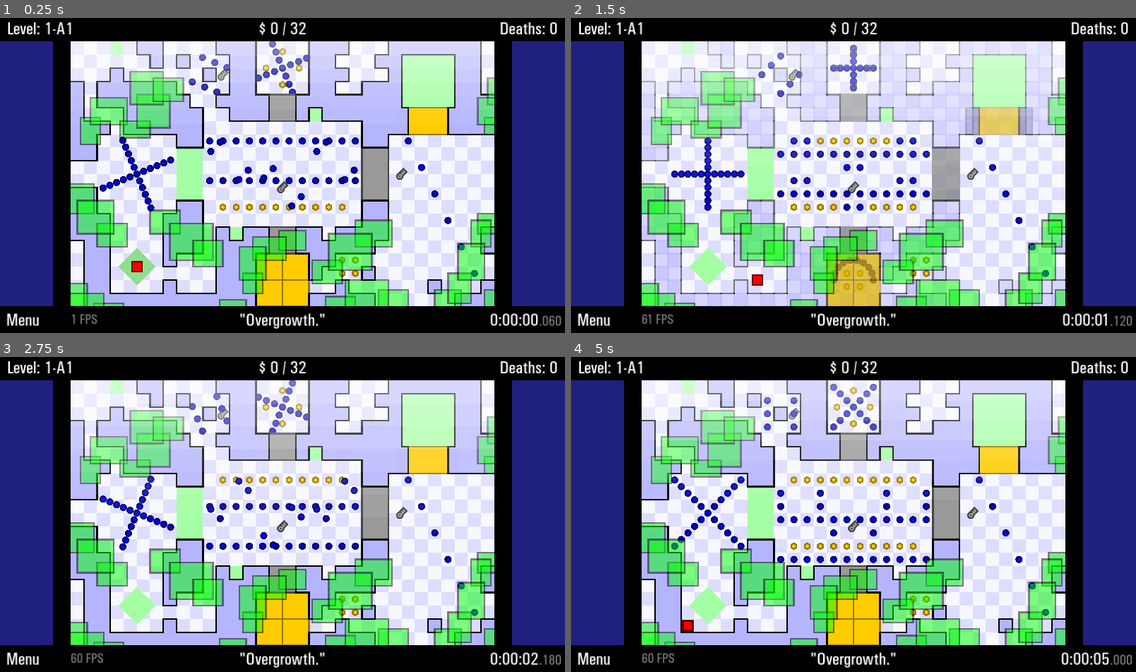
Above: before the commit, frames 1-4 (two rows, left to right).
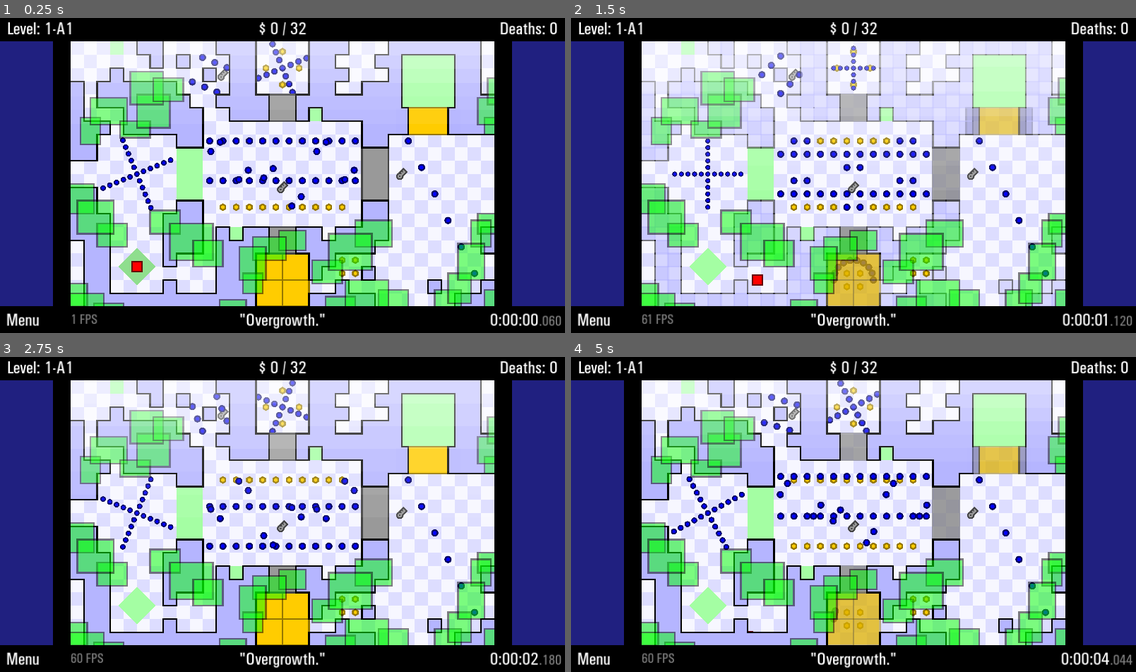
Above: after the commit, the same moments.

Repository: JustVictorGD/TWHG-Remake-Template
Game: Godot game, scene res://game/scenes/main.tscn
Same seed, same stepped clock (60 frames per second), same inputs: the game is played once before the commit and once after it.
Inputs:
- Up to frame 1 (0.25 s): no input
- Up to frame 2 (1.5 s): hold D (right) 0.53-1.28 s; tap O (ghost) at 0.6 s; tap I (invincibility) at 0.8, 1.35 s; hold S (down) from 1.28 s (still down)
- Up to frame 3 (2.75 s): tap U (speed_hack) at 1.55, 2.1 s; release S (down) at 2.03 s; hold D (right) from 2.03 s (still down); tap O (ghost) at 2.3 s
- Up to frame 4 (5 s): release D (right) at 2.78 s; hold W (up) 2.78-3.53 s; tap O (ghost) at 2.85, 4.55 s; tap I (invincibility) at 3.05, 3.6 s; hold A (left) from 3.53 s (still down); tap U (speed_hack) at 3.8, 4.35 s; tap P (pause, bound only after the commit) at 4.15 s

The runs differ from the first frame. In frame 1, 0.4% of the frame differs, in the area x 17-55%, y 7-62%; in frame 2, 0.5%; in frame 3, 0.4%; in frame 4, 6.5%, in the area x 14-100%, y 7-98%.

Commit message:
Add pausing, change defaults
Pausing currently has no UI and allows for pause buffering.
Changed the defaults for the lock_scale and lock_rotation options of enemies and collectables to false.

Diff:
--- a/core/autoloads/area_manager.gd
+++ b/core/autoloads/area_manager.gd
@@ -1,6 +1,8 @@
 extends Node
 
 const AREA_SIZE: Vector2 = Vector2(32, 20)
+
+var paused: bool = false
 
 var deaths: int = 0
 var max_money: int = 0
@@ -13,3 +15,17 @@
 var ghost: bool = false # Ignore walls
 var flying: bool = false # Ignore terrains
 var speed_hacking: bool = false # Doubles speed
+
+func _process(_delta: float) -> void:
+	if Input.is_action_just_pressed("speed_hack"):
+		AreaManager.speed_hacking = not AreaManager.speed_hacking
+
+
+	if Input.is_action_just_pressed("invincibility"):
+		AreaManager.invincible = not AreaManager.invincible
+
+	if Input.is_action_just_pressed("ghost"):
+		AreaManager.ghost = not AreaManager.ghost
+
+	if Input.is_action_just_pressed("pause"):
+		AreaManager.paused = not AreaManager.paused
--- a/core/autoloads/game_loop.gd
+++ b/core/autoloads/game_loop.gd
@@ -12,14 +12,15 @@
 var total_ticks: int = 0
 
 func _process(delta: float) -> void:
-	time += delta
+	if not AreaManager.paused:
+		time += delta
 
-	while time > TICK_LENGTH:
-		time -= TICK_LENGTH
-		ticks += 1
-		total_ticks += 1
+		while time > TICK_LENGTH:
+			time -= TICK_LENGTH
+			ticks += 1
+			total_ticks += 1
 
-		push_internal_frame()
+			push_internal_frame()
 
 func push_internal_frame() -> void:
 	animation_update.emit() # Reserved for AnimationPlayer
--- a/core/scripts/classes/collectable.gd
+++ b/core/scripts/classes/collectable.gd
@@ -4,9 +4,9 @@
 ## Print debug information. (WIP, does nothing)
 @export var tracking: bool = false
 ## Lock scale even if a parent changes its scale.
-@export var lock_scale: bool = true
+@export var lock_scale: bool = false
 ## Lock rotation even if a parent changes its rotation.
-@export var lock_rotation: bool = true
+@export var lock_rotation: bool = false
 ## Play sound when collected.
 @export var plays_sound: bool = true
 
--- a/core/scripts/object_scripts/enemy.gd
+++ b/core/scripts/object_scripts/enemy.gd
@@ -1,6 +1,6 @@
 extends Node2D
 
-@export var lock_scale : bool = true
+@export var lock_scale : bool = false
 
 var hitbox: CircleCollider = CircleCollider.new(Vector2.ZERO, 7)
 var id: int
--- a/core/scripts/object_scripts/player.gd
+++ b/core/scripts/object_scripts/player.gd
@@ -125,17 +125,6 @@
 		sprite.self_modulate.a = respawn_animation.get_progress()
 
 
-# Using normal frames and not the tick system
-func _process(_delta: float) -> void:
-	if Input.is_action_just_pressed("speed_hack"):
-		toggle_speed_hack()
-
-	if Input.is_action_just_pressed("invincibility"):
-		toggle_invincibility()
-
-	if Input.is_action_just_pressed("ghost"):
-		toggle_ghost()
-
 
 func respawn() -> void:
 	for checkpoint: ColorRect in get_tree().get_nodes_in_group("checkpoints"):
@@ -208,22 +197,3 @@
 	hitbox_2.size = PLAYER_SIZE
 
 	test_box = Rect2(position - PLAYER_SIZE, PLAYER_SIZE * 2)
-
-func toggle_speed_hack() -> void:
-	if AreaManager.speed_hacking:
-		AreaManager.speed_hacking = false
-	else:
-		AreaManager.speed_hacking = true
-
-func toggle_invincibility() -> void:
-
-	if AreaManager.invincible:
-		AreaManager.invincible = false
-	else:
-		AreaManager.invincible = true
-
-func toggle_ghost() -> void:
-	if AreaManager.ghost:
-		AreaManager.ghost = false
-	else:
-		AreaManager.ghost = true
--- a/project.godot
+++ b/project.godot
@@ -78,6 +78,12 @@
 "events": [Object(InputEventKey,"resource_local_to_scene":false,"resource_name":"","device":-1,"window_id":0,"alt_press …(192 unchanged characters)…
 ]
 }
+pause={
+"deadzone": 0.5,
+"events": [Object(InputEventKey,"resource_local_to_scene":false,"resource_name":"","device":-1,"window_id":0,"alt_pressed":false,"shift_pressed":false,"ctrl_pressed":false,"meta_pressed":false,"pressed":false,"keycode":0,"physical_keycode":80,"key_label":0,"unicode":112,"location":0,"echo":false,"script":null)
+, Object(InputEventKey,"resource_local_to_scene":false,"resource_name":"","device":-1,"window_id":0,"alt_pressed":false,"shift_pressed":false,"ctrl_pressed":false,"meta_pressed":false,"pressed":false,"keycode":0,"physical_keycode":4194305,"key_label":0,"unicode":0,"location":0,"echo":false,"script":null)
+]
+}
 
 [physics]
 
